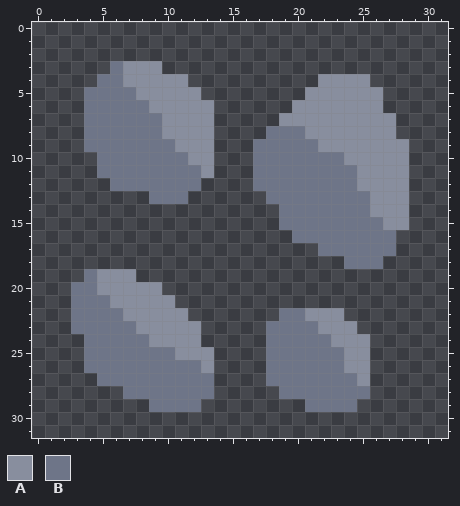
Two states of a pixel-art sprite, assets/sprites/blocks/environment/ore-iron1.png. Above: the version before the commit.
The file is 32x32 pixels. Colours within 5 levels of each other are drawn and written as one.
Palette (. is transparent): A #888e9e  B #6e7588
After:
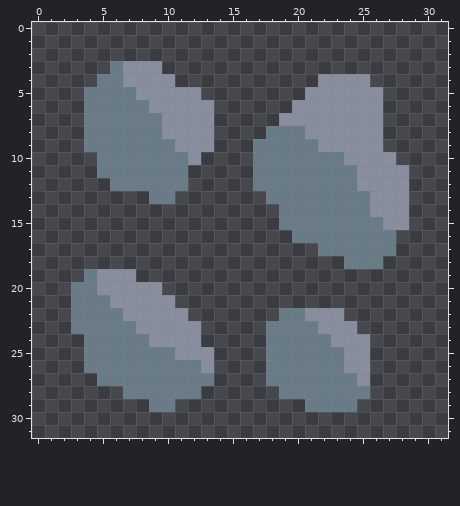
Commit: Made iron ore more dissimilar to lead
Change:
Colour B changes from #6e7588 to #6a7b88.
Colour A is removed in row 4 at x 11; in rows 7 to 8 at x 27; in row 9 at x 27 to 28; in row 10 at x 13 and 28; in row 11 at x 13.
Colour B is removed in rows 11 to 12 at x 12; in row 13 at x 11; in row 28 at x 13; in row 29 at x 11 to 12.
Changed places in both pictures, as pixel boxes (x1, y1, x2, y2):
changed: (71, 61, 409, 412)
